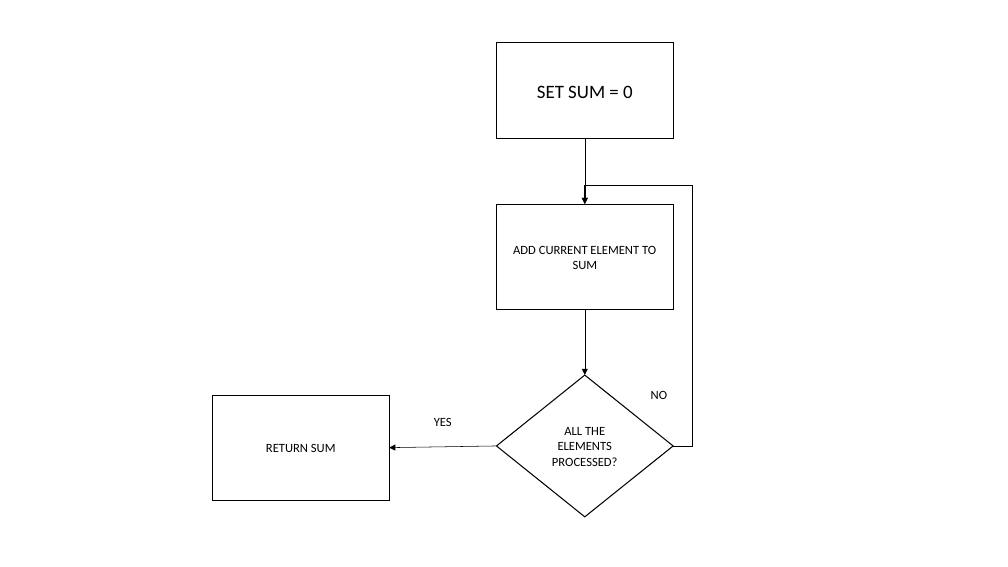
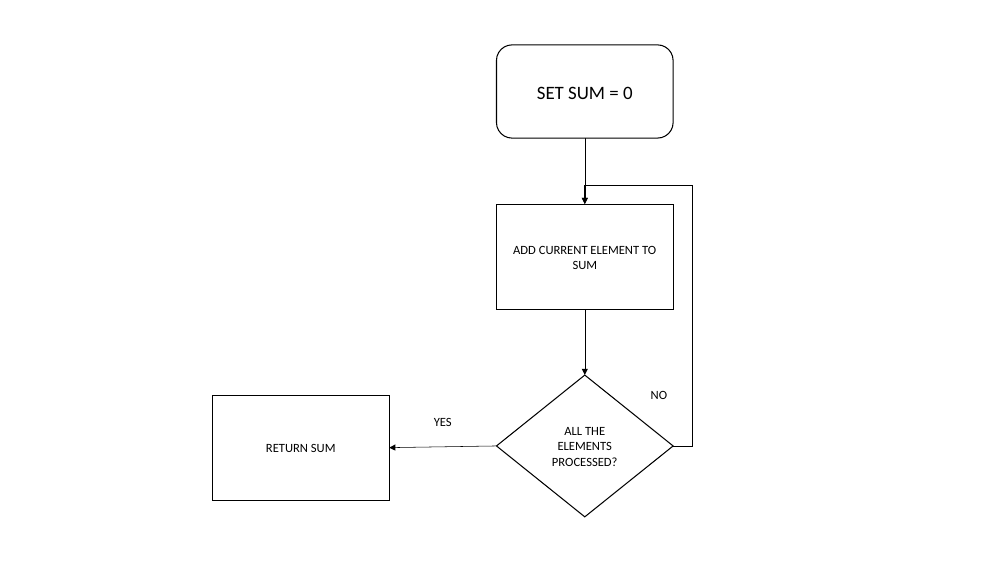
Before and after one commit to vs-team/Papers, a slide deck: slide 1 of PhD Thesis Francesco/Figures/Figures.pptx. Drawn at 1008x567 pixels with LibreOffice and Linux fonts; fonts in the diff are those of the drawing. Boxes give left, top, right and bottom in pixels: in the first picture for what was removed or moved away, otherwise in the second. Text is boxed around its words. In the diff, an @@ line names an element or a change of style, - is before the commit and + after.

```diff
--- a/PhD Thesis Francesco/Figures/Figures.pptx
+++ b/PhD Thesis Francesco/Figures/Figures.pptx
@@ rounded rectangle "SET SUM = 0" at [497,45,674,138]: rectangle to rounded rectangle @@
```
Also in this commit, not shown: 5 other files.
